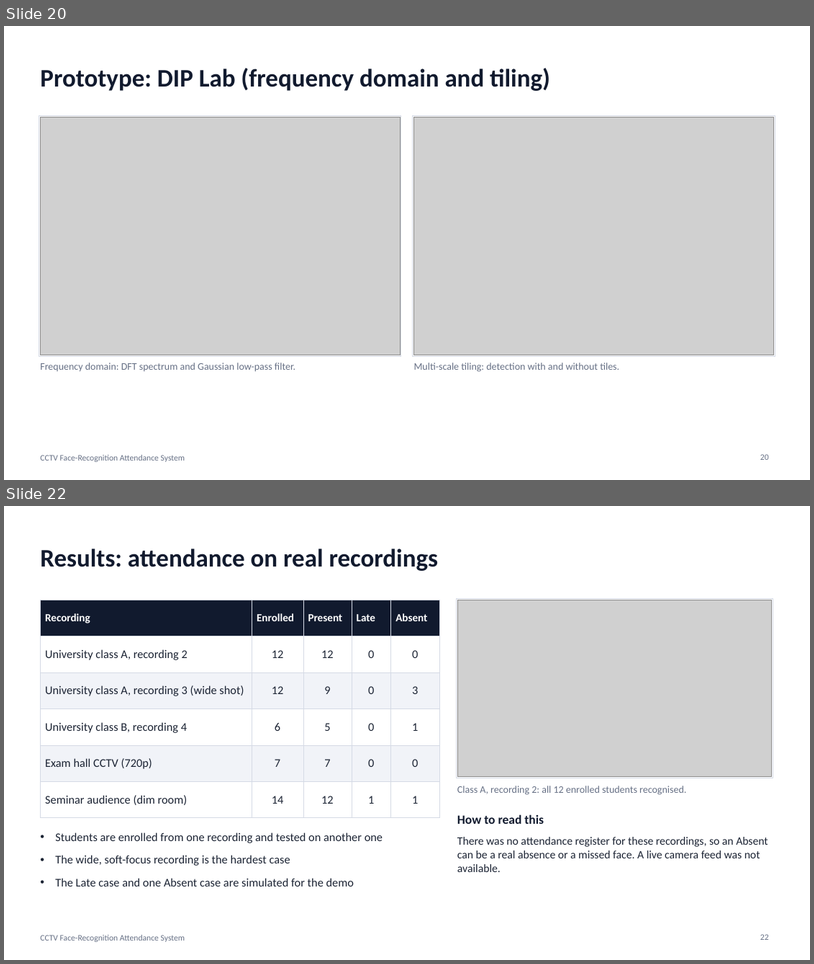
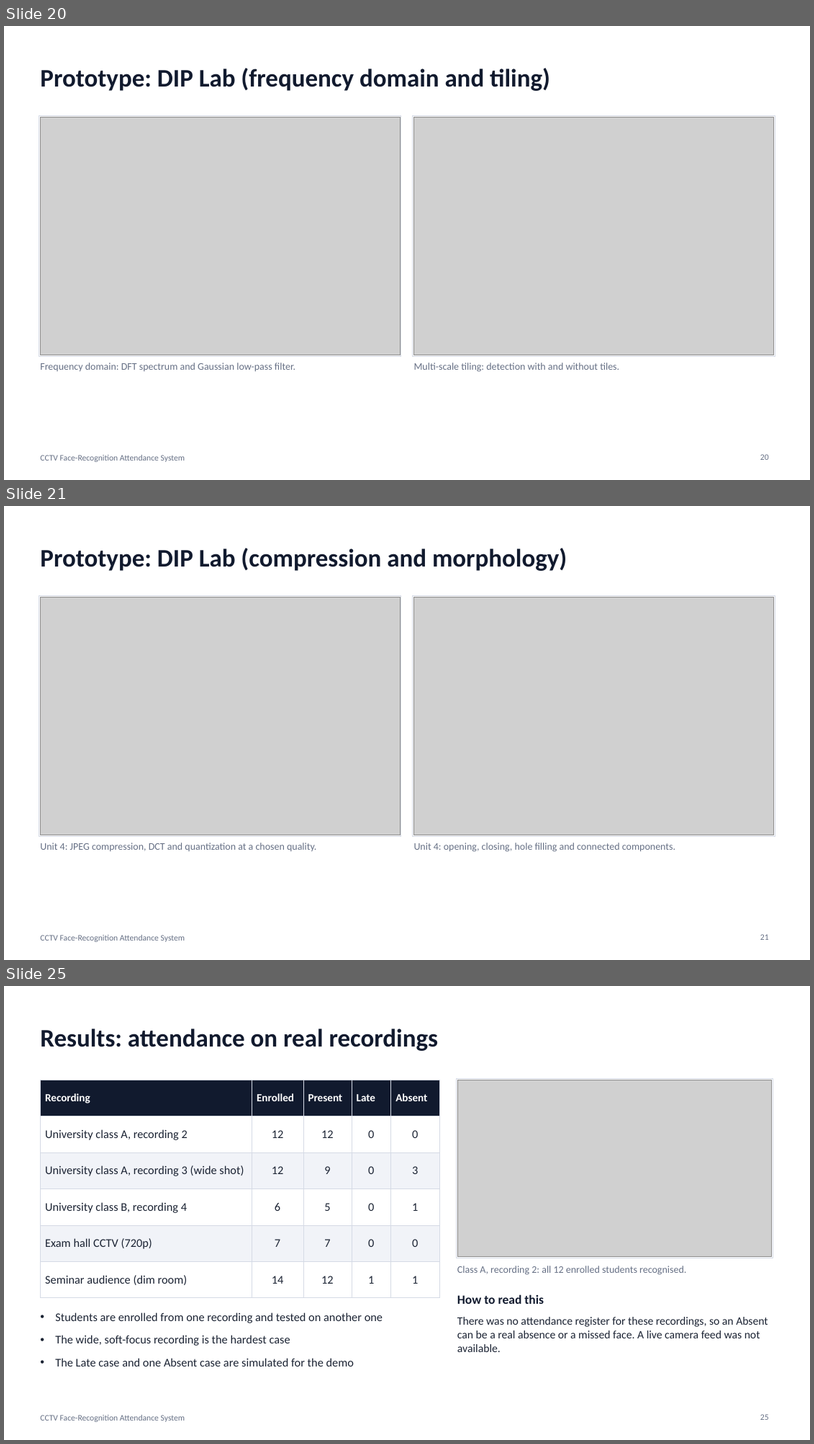
Before and after one commit to anoopsinghrru/cctv-based-attendence-, a slide deck: docs/DIP_Project_Presentation.pptx. Shown one above the other, each under a label of ours: slides 20 and 22 before the commit, slides 20, 21 and 25 after it; the slides between them are not shown. The pictures are 814x964 and 814x1444 pixels, drawn with LibreOffice and Linux fonts; fonts in the diff are those of the drawing; grey boxes stand for pictures. Boxes give left, top, right and bottom in pixels: in the first picture for what was removed or moved away, otherwise in the second. Text is boxed around its words. In the diff, an @@ line names an element or a change of style, - is before the commit and + after.

```diff
--- a/docs/DIP_Project_Presentation.pptx
+++ b/docs/DIP_Project_Presentation.pptx
@@ slide 21 added at [4, 506, 810, 960], background #FFFFFF; not listed: 1 template element that a slide beside it also shows @@
@@ title added at [40, 548, 567, 571], 30 pt, text #111A2E, bold @@
+Prototype: DIP Lab (compression and morphology)
@@ rectangle added at [39, 595, 401, 836], fill #FFFFFF, outline #D5DAE5 0.75 pt @@
@@ picture added at [40, 597, 400, 835] @@
@@ rectangle added at [413, 595, 775, 836], fill #FFFFFF, outline #D5DAE5 0.75 pt @@
@@ picture added at [414, 597, 774, 835] @@
@@ text added at [40, 842, 316, 851], 12 pt, text #667085 @@
+Unit 4: JPEG compression, DCT and quantization at a chosen quality.
@@ text added at [414, 842, 676, 852], 12 pt, text #667085 @@
+Unit 4: opening, closing, hole filling and connected components.
@@ page number added at [761, 934, 769, 939], 10 pt, text #667085 @@
+21
@@ what was slide 22 is now slide 25 @@
@@ page number at [761, 1414, 769, 1419]: text changed @@
-22
+25
```
Also in this commit, not shown: 4 slides changed, 3 other slides added, 1 slide removed, 30 other files.
